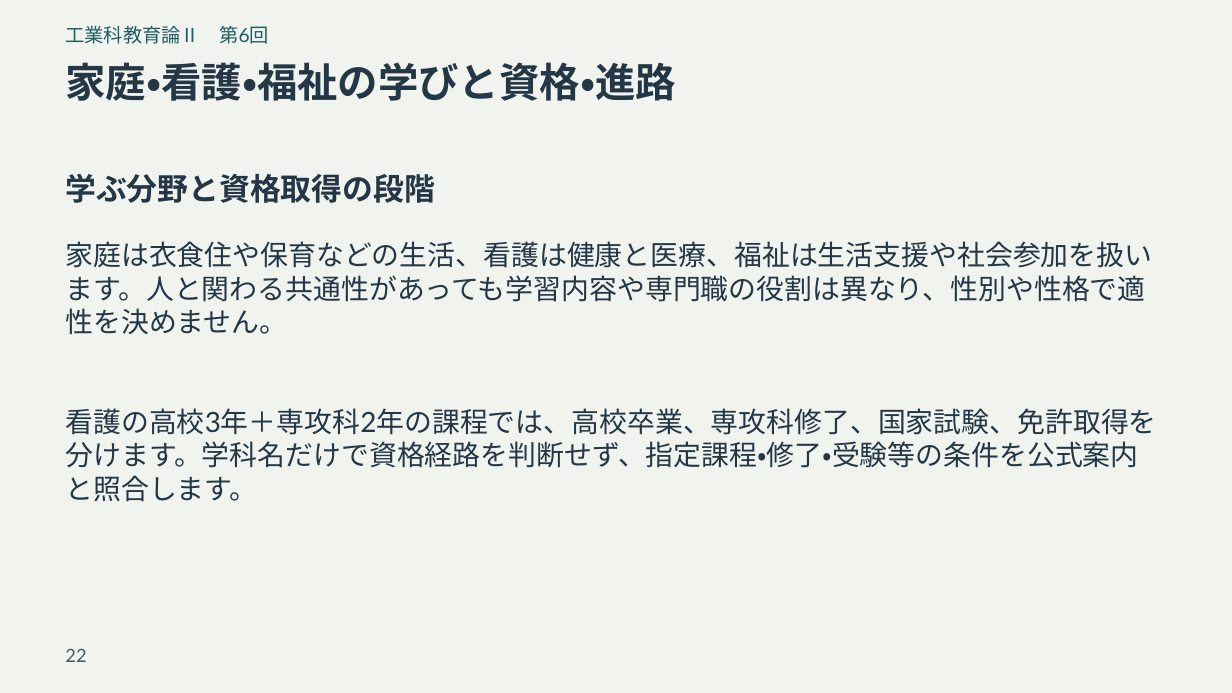
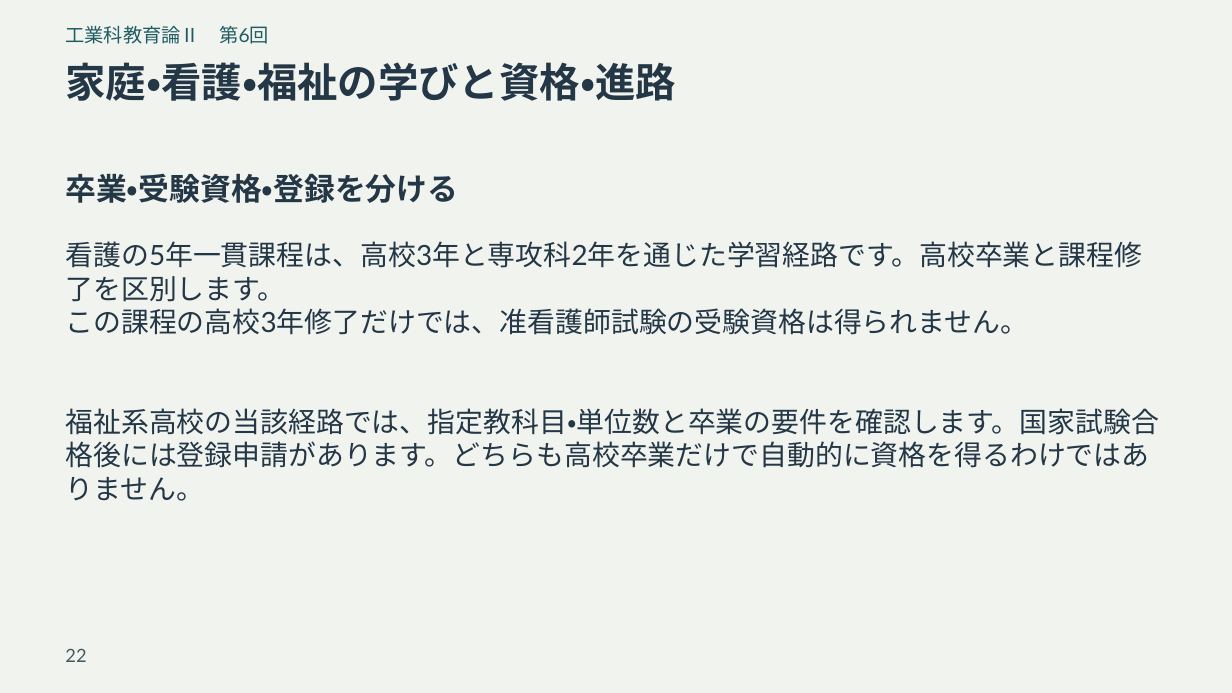
Before and after one commit to zooc-14calbp/industrial-education-ii, a slide deck: slide 22 of reorganized/20261105/expanded/slides.pptx. Drawn at 1232x693 pixels with LibreOffice and Linux fonts; fonts in the diff are those of the drawing. Boxes give left, top, right and bottom in pixels: in the first picture for what was removed or moved away, otherwise in the second. Text is boxed around its words. In the diff, an @@ line names an element or a change of style, - is before the commit and + after.

```diff
--- a/reorganized/20261105/expanded/slides.pptx
+++ b/reorganized/20261105/expanded/slides.pptx
@@ text at (65,173,458,203): text changed @@
-学ぶ分野と資格取得の段階
+卒業・受験資格・登録を分ける
@@ text at (65,241,1142,335): text changed @@
-家庭は衣食住や保育などの生活、看護は健康と医療、福祉は生活支援や社会参加を扱います。人と関わる共通性があっても学習内容や専門職の役割は異なり、性別や性格で適性を決めません。
+看護の5年一貫課程は、高校3年と専攻科2年を通じた学習経路です。高校卒業と課程修了を区別します。
+この課程の高校3年修了だけでは、准看護師試験の受験資格は得られません。
@@ text at (65,408,1159,501): text changed @@
-看護の高校3年＋専攻科2年の課程では、高校卒業、専攻科修了、国家試験、免許取得を分けます。学科名だけで資格経路を判断せず、指定課程・修了・受験等の条件を公式案内と照合します。
+福祉系高校の当該経路では、指定教科目・単位数と卒業の要件を確認します。国家試験合格後には登録申請があります。どちらも高校卒業だけで自動的に資格を得るわけではありません。
```
Also in this commit, not shown: 4 other slides changed, 12 other files.
